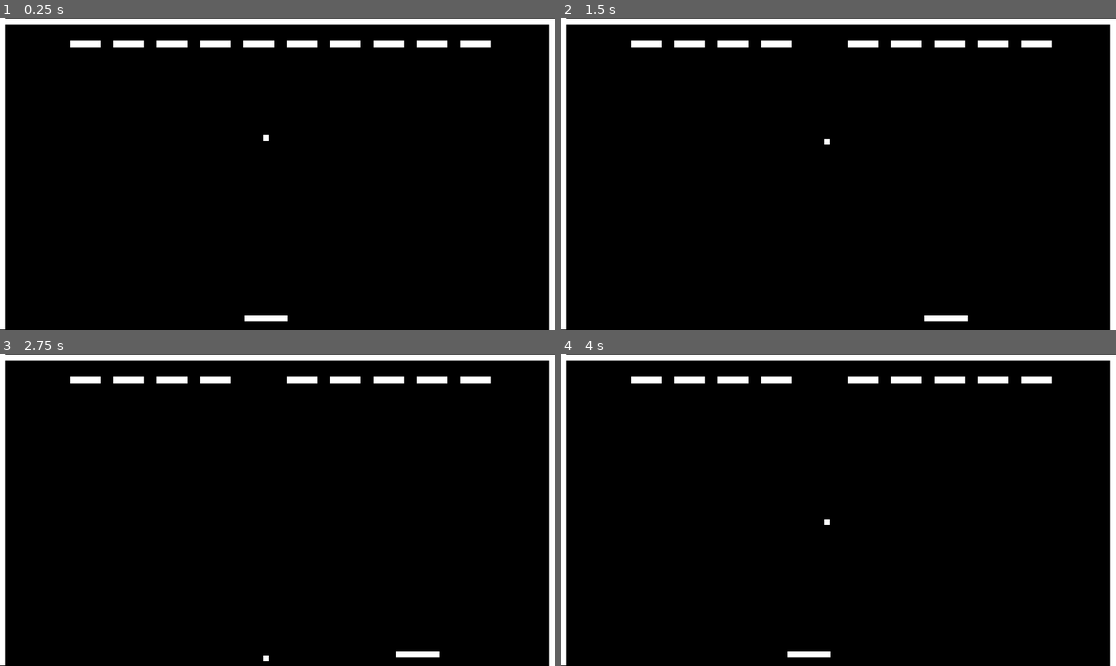
Above: before the commit, frames 1-4 (two rows, left to right).
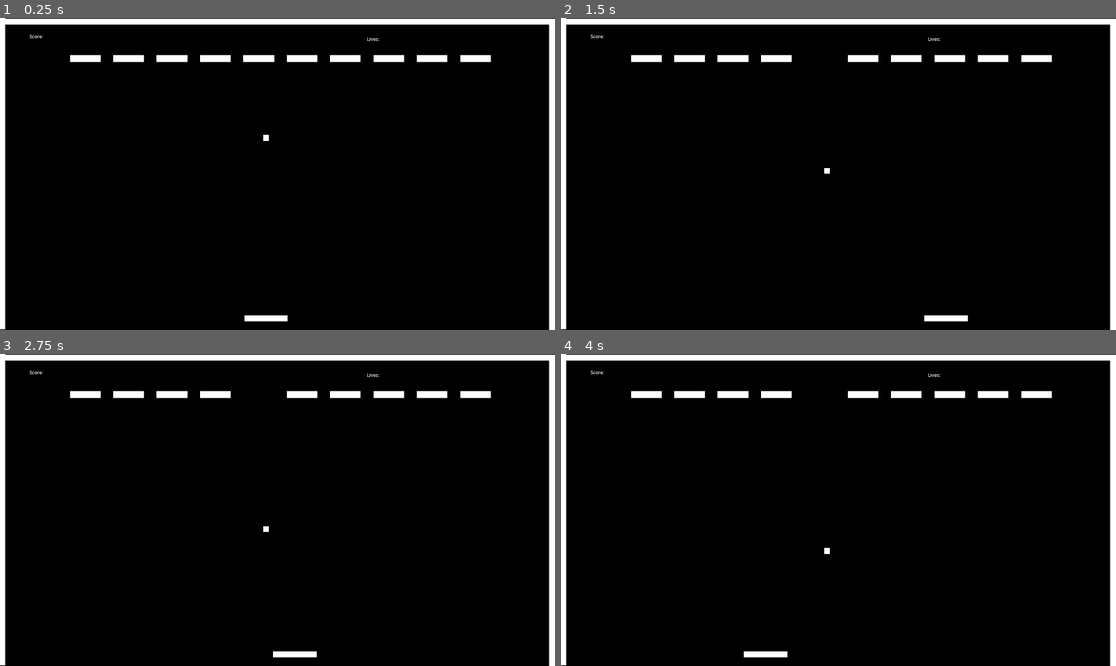
Above: after the commit, the same moments.

Repository: SecretShinobi/20-game-challenge-breakout
Game: Godot game, scene res://game.tscn
Two runs of this game, one before a commit and one after it. Both use one fixed random seed, a clock stepped at 60 frames per second and the inputs below.
Inputs:
- Up to frame 1 (0.25 s): no input
- Up to frame 2 (1.5 s): tap Enter at 0.5 s; hold D (player_move_right) 0.53-1.28 s; tap Space at 1.25 s; hold A (player_move_left) from 1.28 s (still down)
- Up to frame 3 (2.75 s): tap Enter at 2 s; release A (player_move_left) at 2.03 s; hold D (player_move_right) from 2.03 s (still down)
- Up to frame 4 (4 s): tap Space at 2.75 s; tap Enter at 3.5 s; release D (player_move_right) at 3.53 s; hold A (player_move_left) from 3.53 s (still down)

The runs differ from the first frame. In frame 1, 2.8% of the frame differs, in the area x 5-89%, y 5-15%; in frame 2, 2.5%; in frame 3, 2.8%, in the area x 5-89%, y 5-99%; in frame 4, 2.8%.

Commit message:
add UI
add basic UI showing player's score and lives

Diff:
--- a/Game/game.gd
+++ b/Game/game.gd
@@ -15,7 +15,7 @@
 func _ready():
 	ball.life_lost.connect(_on_life_lost)
 
-	var spawn_point = Vector2(-625.0, -450.0)
+	var spawn_point = Vector2(-625.0, -400.0)
 
 	for i in range(0, 10): # Spawn in bricks
 		var brick_instance = brick.instantiate()
--- a/Game/game.tscn
+++ /dev/null
@@ -1,87 +0,0 @@
-[gd_scene load_steps=9 format=3 uid="uid://wl0xeg5i454u"]
-
-[ext_resource type="PackedScene" uid="uid://bvnwcf8swnk2u" path="res://Game/barrier.tscn" id="1_8ylr5"]
-[ext_resource type="PackedScene" uid="uid://cfnoyoj8fxsam" path="res://Game/Ball/ball.tscn" id="1_m2emn"]
-[ext_resource type="Script" path="res://Game/game.gd" id="1_vqh11"]
-[ext_resource type="PackedScene" uid="uid://cvh7e7lowss2b" path="res://Game/Paddles/paddle.tscn" id="2_o55df"]
-[ext_resource type="PackedScene" uid="uid://1enng0tjtprj" path="res://Game/Net/net.tscn" id="4_1nwfi"]
-[ext_resource type="Script" path="res://Game/Paddles/player.gd" id="4_yj01j"]
-[ext_resource type="Script" path="res://Game/Paddles/player_two_paddle.gd" id="5_rv1m6"]
-[ext_resource type="PackedScene" path="res://HUD/hud.tscn" id="8_71auk"]
-
-[node name="Game" type="Node2D"]
-position = Vector2(960, 540)
-script = ExtResource("1_vqh11")
-
-[node name="Environment" type="Node2D" parent="."]
-
-[node name="Background" type="ColorRect" parent="Environment"]
-offset_left = -1048.0
-offset_top = -524.0
-offset_right = 1454.0
-offset_bottom = 770.0
-color = Color(0, 0, 0, 1)
-metadata/_edit_use_anchors_ = true
-
-[node name="Separator" type="ColorRect" parent="Environment"]
-offset_left = -4.0
-offset_top = -424.0
-offset_right = 4.0
-offset_bottom = 424.0
-color = Color(0.556953, 0.556953, 0.556953, 1)
-metadata/_edit_use_anchors_ = true
-
-[node name="BottomBarrier" parent="Environment" instance=ExtResource("1_8ylr5")]
-position = Vector2(0, 450)
-collision_mask = 11
-
-[node name="TopBarrier" parent="Environment" instance=ExtResource("1_8ylr5")]
-position = Vector2(0, -450)
-collision_mask = 11
-
-[node name="LeftNet" parent="Environment" instance=ExtResource("4_1nwfi")]
-position = Vector2(-900, 0)
-collision_layer = 4
-collision_mask = 8
-
-[node name="RightNet" parent="Environment" instance=ExtResource("4_1nwfi")]
-position = Vector2(934, 0)
-collision_layer = 4
-collision_mask = 8
-
-[node name="Characters" type="Node2D" parent="."]
-
-[node name="Ball" parent="Characters" instance=ExtResource("1_m2emn")]
-collision_layer = 8
-collision_mask = 7
-
-[node name="LeftPaddle" parent="Characters" instance=ExtResource("2_o55df")]
-position = Vector2(-750, 0)
-collision_layer = 2
-collision_mask = 9
-motion_mode = 1
-script = ExtResource("4_yj01j")
-
-[node name="RightPaddle" parent="Characters" instance=ExtResource("2_o55df")]
-position = Vector2(750, 0)
-collision_layer = 2
-collision_mask = 9
-motion_mode = 1
-script = ExtResource("5_rv1m6")
-
-[node name="CanvasLayer" type="CanvasLayer" parent="."]
-
-[node name="HUD" parent="CanvasLayer" instance=ExtResource("8_71auk")]
-offset_left = -3.0
-offset_top = 8.0
-offset_right = -3.0
-offset_bottom = 8.0
-metadata/_edit_use_anchors_ = true
-
-[connection signal="player_scored" from="." to="Characters/LeftPaddle" method="_on_game_player_scored"]
-[connection signal="player_scored" from="." to="Characters/RightPaddle" method="_on_game_player_scored"]
-[connection signal="player_scored" from="." to="CanvasLayer/HUD" method="_on_game_player_scored"]
-[connection signal="body_entered" from="Environment/LeftNet" to="." method="_on_left_net_body_entered"]
-[connection signal="body_entered" from="Environment/LeftNet" to="Characters/Ball" method="_on_left_net_body_entered"]
-[connection signal="body_entered" from="Environment/RightNet" to="." method="_on_right_net_body_entered"]
-[connection signal="body_entered" from="Environment/RightNet" to="Characters/Ball" method="_on_right_net_body_entered"]
--- a/game.tscn
+++ b/game.tscn
@@ -1,10 +1,11 @@
-[gd_scene load_steps=7 format=3 uid="uid://bqk0p8n50tqwi"]
+[gd_scene load_steps=8 format=3 uid="uid://bqk0p8n50tqwi"]
 
 [ext_resource type="PackedScene" uid="uid://bvnwcf8swnk2u" path="res://Game/barrier.tscn" id="1_173ey"]
 [ext_resource type="Script" path="res://Game/game.gd" id="1_q2y1q"]
 [ext_resource type="PackedScene" uid="uid://c5f4cxde0iwve" path="res://Game/Brick/brick.tscn" id="2_skx1c"]
 [ext_resource type="PackedScene" uid="uid://cvh7e7lowss2b" path="res://Game/Paddles/paddle.tscn" id="2_wg8dh"]
 [ext_resource type="PackedScene" uid="uid://cfnoyoj8fxsam" path="res://Game/Ball/ball.tscn" id="5_snabk"]
+[ext_resource type="Script" path="res://hud.gd" id="6_u88rr"]
 
 [sub_resource type="RectangleShape2D" id="RectangleShape2D_3rajy"]
 size = Vector2(1938, 34)
@@ -52,5 +53,32 @@
 [node name="Paddle" parent="." instance=ExtResource("2_wg8dh")]
 position = Vector2(21, 466)
 
+[node name="HUD" type="Control" parent="." node_paths=PackedStringArray("score", "lives")]
+layout_mode = 3
+anchors_preset = 0
+offset_left = -918.0
+offset_top = -538.0
+offset_right = 999.0
+offset_bottom = 578.0
+script = ExtResource("6_u88rr")
+score = NodePath("ScoreLabel")
+lives = NodePath("LivesLabel")
+
+[node name="ScoreLabel" type="RichTextLabel" parent="HUD"]
+layout_mode = 0
+offset_left = 100.0
+offset_top = 50.0
+offset_right = 579.0
+offset_bottom = 116.0
+text = "Score: "
+
+[node name="LivesLabel" type="RichTextLabel" parent="HUD"]
+layout_mode = 0
+offset_left = 1267.0
+offset_top = 59.0
+offset_right = 1746.0
+offset_bottom = 125.0
+text = "Lives: "
+
 [connection signal="body_entered" from="Environment/KillZone" to="Ball" method="_on_kill_zone_body_entered"]
 [connection signal="body_entered" from="Environment/KillZone" to="Paddle" method="_on_kill_zone_body_entered"]
--- /dev/null
+++ b/hud.gd
@@ -0,0 +1,16 @@
+class_name HUD
+extends Control
+
+
+@export var score: RichTextLabel
+@export var lives: RichTextLabel
+
+
+# Called when the node enters the scene tree for the first time.
+func _ready():
+	pass # Replace with function body.
+
+
+# Called every frame. 'delta' is the elapsed time since the previous frame.
+func _process(delta):
+	pass
